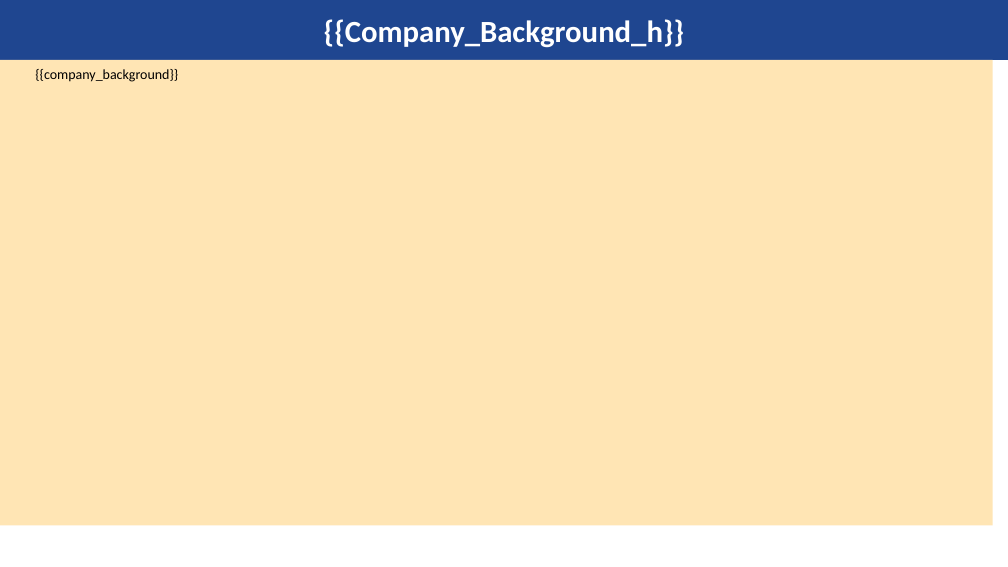
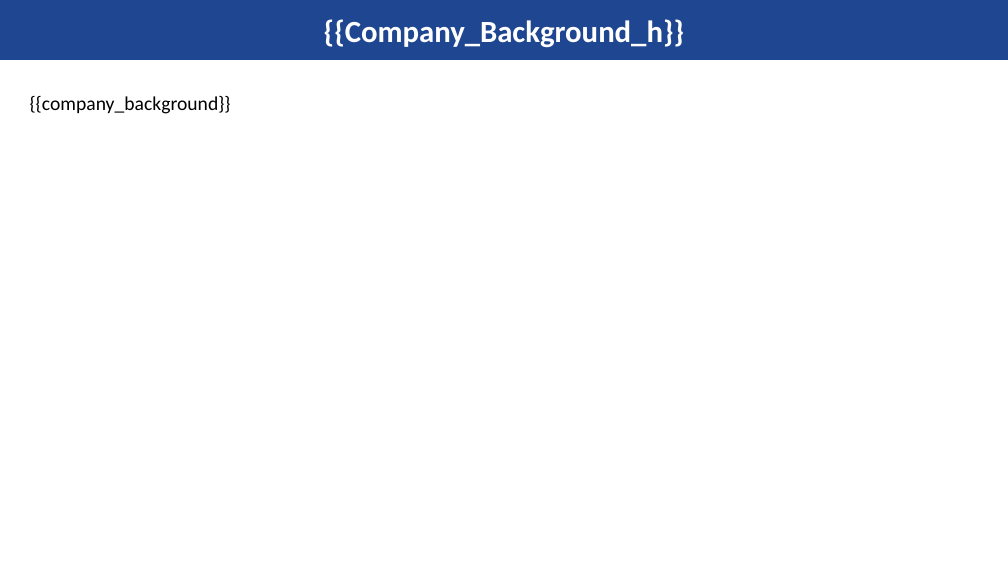
Before and after one commit to kishanyash/fluffy-lamp, a slide deck: slide 3 of master_template.pptx. Drawn at 1008x567 pixels with LibreOffice and Linux fonts; fonts in the diff are those of the drawing; background and template pictures are left out. Boxes give left, top, right and bottom in pixels: in the first picture for what was removed or moved away, otherwise in the second. Text is boxed around its words. In the diff, an @@ line names an element or a change of style, - is before the commit and + after.

```diff
--- a/master_template.pptx
+++ b/master_template.pptx
@@ text "{{company_background}}": place and size @@
-text "{{company_background}}" at (0, 59, 993, 525)
+text "{{company_background}}" at (30, 96, 231, 114)
@@ text "{{company_background}}" at (30, 96, 231, 114): size 10 to 14 pt; alignment justified to left; list level 2 to 1 in "{{company_background}}"; vertical alignment middle to top; fill #FFE5B4 to none @@
```
Also in this commit, not shown: 10 other slides changed, 1 slide added.
